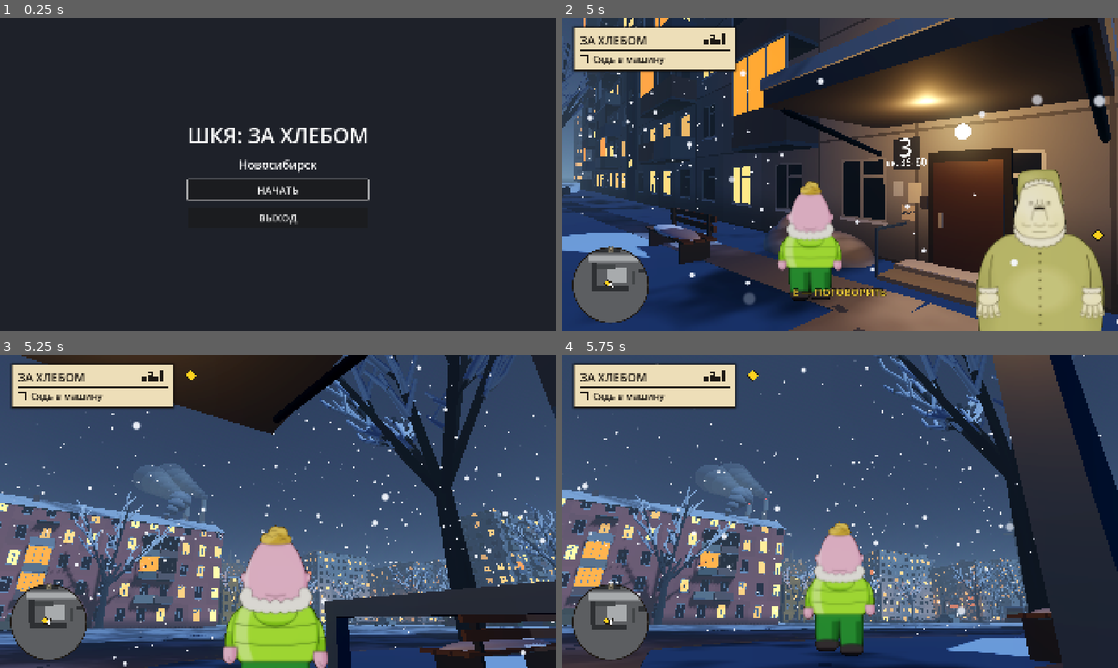
Above: before the commit, frames 1-4 (two rows, left to right).
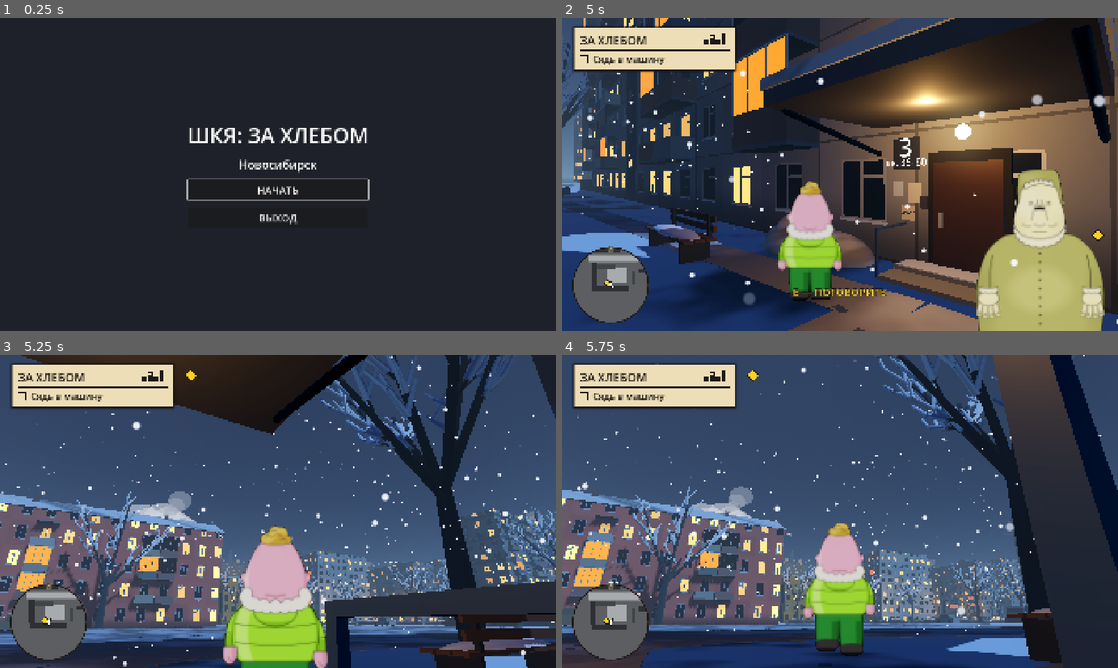
Above: after the commit, the same moments.

Repository: NorthArea/shkya
Game: Godot game, scene res://game/main.tscn
The game is run twice, just before and just after one commit, with the same random seed, the same clock (stepped at 60 frames per second) and the same inputs. Sound files missing from this copy of the repository are replaced by a short silence.
Inputs (mouse positions are in pixels of both pictures, inside the frame that each line leads up to):
- Up to frame 1 (0.25 s): no input
- Up to frame 2 (5 s): click "НАЧАТЬ" at 0.5 s; tap Enter (ui_accept) at 1.25, 1.52, 2.27, 4.52 s; move the mouse to (867, 174) at 1.27 s; hold E (interact) 1.28-2.03 s; hold W (move_forward) 1.28-3.5 s; click (867, 174) at 1.42 s; move the mouse to (812, 174) at 2.02 s; tap E (interact) at 2.1 s; move the mouse to (851, 168) at 2.77 s; hold E (interact) 2.78-3.5 s; drag from (812, 237) to (673, 127) at 3.52 s; move the mouse to (1006, 221) at 4.27 s; hold A (move_left) from 4.28 s (still down); hold E (interact) from 4.28 s (still down)
- Up to frame 3 (5.25 s): move the mouse to (233, 508) at 5.02 s; release A (move_left) at 5.03 s; release E (interact) at 5.03 s; hold W (move_forward) from 5.03 s (still down); tap E (interact) at 5.1 s
- Up to frame 4 (5.75 s): keep holding W (move_forward); tap Enter (ui_accept) at 5.27 s

Frames 1-2 are identical in both runs. In frame 3, 1.1% of the frame differs, in the area x 22-98%, y 34-86%; in frame 4, 0.9%.

Commit message:
ART-05, ART-06: done — итоговая сверка «Новосибирск»; валы со снежной шапкой, трубы ТЭЦ и пар без тумана, третья труба, мелочи P3

Diff:
--- a/game/world/level_geometry.gd
+++ b/game/world/level_geometry.gd
@@ -10,17 +10,17 @@
 const WALL_HEIGHT := 12.0
 const WALL_THICKNESS := 2.0
 const SHOP_FRONTS := ["H5_North", "H6_West", "H8_East"]
-const SERIES_97 := ["H2_West", "H10_NorthWest"]   # голубые и серые полосы панелей (ART-06, Н10)
+const SERIES_97 := ["H2_West", "H10_NorthWest", "H4_SouthEast"]   # голубые и серые полосы панелей (ART-06, Н10)
 const GARAGE_DOOR_SIDE := {"Garages_Yard": -1.0, "Garages_Kiosk": 1.0}   # дверями к двору / к улице
 # Ворота гаражей: синие, жёлтые, бурые, ржавые, розовые, зелёные (сверка ART-04, черта 17).
 # Насыщеннее, чтобы в холодном сумеречном свете бурые и ржавые не уходили в серое (повторная сверка ART-05, Н2).
 const GARAGE_COLORS := [Color(0.18, 0.32, 0.58), Color(0.78, 0.58, 0.12), Color(0.50, 0.22, 0.10), Color(0.60, 0.20, 0.07),
-	Color(0.72, 0.40, 0.42), Color(0.24, 0.42, 0.14), Color(0.40, 0.42, 0.45)]   # бурые, ржавые, зелёные — по итоговой сверке (И2, И8)
+	Color(0.72, 0.40, 0.42), Color(0.30, 0.45, 0.10), Color(0.40, 0.42, 0.45)]   # бурые, ржавые, зелёные — по итоговой сверке (И2, И8)
 const GARAGE_WALL := Color(0.50, 0.30, 0.22)   # кирпичные боксы (И2)
 const CAR_COLORS := [Color(0.18, 0.22, 0.30), Color(0.55, 0.48, 0.36), Color(0.35, 0.12, 0.10), Color(0.70, 0.70, 0.66),
 	Color(0.22, 0.30, 0.22), Color(0.50, 0.18, 0.12)]
 const WARM := Color(1.0, 0.75, 0.42)           # подъезд и окна
-const SODIUM := Color(1.0, 0.68, 0.12)         # натриевые фонари, как в lighting.gd (итоговая сверка ART-05, И1)
+const SODIUM := Color(1.0, 0.74, 0.10)         # натриевые фонари, как в lighting.gd (итоговая сверка ART-06, С9)
 const CONCRETE := Color(0.50, 0.51, 0.52)
 # Лоджии: ограждения разного цвета, остекление разное у каждой (сверка ART-04, черты 1, 4).
 const PARAPET_COLORS := [Color(0.55, 0.56, 0.57), Color(0.66, 0.64, 0.58), Color(0.40, 0.45, 0.52), Color(0.58, 0.44, 0.38),
@@ -1056,7 +1056,7 @@
 		_part(root, Vector3(0.05, 0.16, 0.1), Vector3(-hx - 0.03, base + 0.85, zs * 1.22), amber)
 		_part(root, Vector3(0.05, 0.36, 0.2), Vector3(-hx - 0.25, base + 2.05, zs * 1.62), dark)
 	var labels := [
-		["13", 150, Color(0.05, 0.05, 0.05), Vector3(-hx - 0.07, base + 2.86, 0), -PI * 0.5],
+		["13", 115, Color(0.05, 0.05, 0.05), Vector3(-hx - 0.07, base + 2.86, 0), -PI * 0.5],
 		["Учительская", 22, Color(0.75, 0.1, 0.08), Vector3(-hx - 0.07, base + 2.95, -0.62), -PI * 0.5],
 		["Речной вокзал", 22, Color(0.75, 0.1, 0.08), Vector3(-hx - 0.07, base + 2.95, 0.62), -PI * 0.5],
 		["13", 140, Color(0.05, 0.05, 0.05), Vector3(hx + 0.07, base + 2.86, 0), PI * 0.5],
@@ -1079,8 +1079,8 @@
 	for spot in [[Vector3(-hx - 0.07, base + 1.25, -0.6), -PI * 0.5], [Vector3(-2.0, base + 1.05, -hz - 0.04), PI], [Vector3(-2.0, base + 1.05, hz + 0.04), 0.0]]:
 		var yaw_s: float = spot[1]
 		var right := Basis(Vector3.UP, yaw_s) * Vector3.RIGHT   # «вправо» для того, кто смотрит на надпись
-		for part in [["32", Color(1.0, 0.82, 0.10), -0.25], ["71", Color(0.96, 0.96, 0.94), 0.25]]:
-			var digits := _label(part[0], 110, part[1])
+		for part in [["32", Color(1.0, 0.82, 0.10), -0.19], ["71", Color(0.96, 0.96, 0.94), 0.19]]:
+			var digits := _label(part[0], 80, part[1])
 			digits.pixel_size = 0.004
 			digits.position = spot[0] + right * float(part[2])
 			digits.rotation.y = yaw_s
@@ -1151,11 +1151,13 @@
 ## Трубы ТЭЦ: красно-белые, с неподвижным шлейфом пара, на горизонте к северу (ART-06, Н4: снимает «не подтверждено»
 ## из ART-04). Только вид.
 func _build_chimneys() -> void:
-	var red := Materials.plain(Color(0.62, 0.14, 0.10), 0.7)
-	var white := Materials.plain(Color(0.82, 0.82, 0.80), 0.7)
-	var steam := Materials.steam()
-	# В перспективе улицы B, левее башни «ГОСТИНИЦА» (x 57–83): самый длинный вид квартала.
-	for spec in [[Vector3(15, 0, -185), 110.0], [Vector3(35, 0, -200), 125.0]]:
+	# Туман съедал полосы (итоговая сверка ART-06, С2): материалы без тумана, дымка — в самом цвете
+	# (красный и белый, смешанные с цветом тумана на ~40 %).
+	var red := Materials.far(Color(0.50, 0.21, 0.20))
+	var white := Materials.far(Color(0.62, 0.64, 0.66))
+	var steam := Materials.far(Color(0.66, 0.68, 0.72, 0.55))
+	# Две в перспективе улицы B, левее башни «ГОСТИНИЦА» (x 57–83), и третья на западе — видна от киоска (С4).
+	for spec in [[Vector3(15, 0, -185), 80.0], [Vector3(35, 0, -200), 90.0], [Vector3(-150, 0, -95), 85.0]]:
 		var at: Vector3 = spec[0]
 		var height: float = spec[1]
 		var bands := 10
@@ -1168,7 +1170,7 @@
 			band.position = at + Vector3(0, y0 + height / bands * 0.5, 0)
 			add_child(band)
 		var light := Greybox.mesh_sphere(0.8, Color.WHITE)
-		light.material_override = Materials.plain(Color(1.0, 0.1, 0.05), 0.4, Color(1.0, 0.1, 0.05), 8.0)
+		light.material_override = Materials.far(Color(1.0, 0.15, 0.08))
 		light.position = at + Vector3(0, height + 0.8, 0)
 		add_child(light)
 		for k in 7:
@@ -1176,7 +1178,7 @@
 			puff.material_override = steam
 			var r := 4.0 + k * 2.2
 			puff.scale = Vector3(r, r * 0.8, r)
-			puff.position = at + Vector3(-k * 6.0, height + 4.0 + k * 3.5, -k * 1.5)   # ветер на запад, от башни
+			puff.position = at + Vector3(-k * 6.5, height + 3.0 + k * 1.6, -k * 1.5)   # пологий шлейф на запад, от башни (С2)
 			puff.cast_shadow = GeometryInstance3D.SHADOW_CASTING_SETTING_OFF
 			add_child(puff)
 
--- a/game/world/lighting.gd
+++ b/game/world/lighting.gd
@@ -11,7 +11,7 @@
 # светлее и желтее, сильнее, а общий свет слабее — снег под фонарём уходит в оранжевый.
 # Итоговая сверка ART-05 (И1): цвет света Godot переводит из sRGB в линейный — G 0,56 становился ≈0,28,
 # и с голубым общим светом выходила маджента. Зелёного больше, синего меньше.
-const SODIUM := Color(1.0, 0.68, 0.12)     # уличные фонари
+const SODIUM := Color(1.0, 0.74, 0.10)     # уличные фонари (итоговая сверка ART-06, С9: без сиреневого снега у киоска)
 const YARD_POOL := Color(1.0, 0.90, 0.78)  # пятно света на стоянке: белая «Лада» остаётся белой (Н3)
 const SnowShader = preload("res://game/world/shaders/wet_snow.gdshader")
 const SNOW_BOX := Vector3(32.0, 12.0, 32.0)      # объём хлопьев вокруг камеры
--- a/game/world/materials.gd
+++ b/game/world/materials.gd
@@ -19,7 +19,7 @@
 	# Итоговая сверка (И2): ещё теплее — в кадре жёлтое было серо-оливковым (G/R 1,13).
 	[Color(0.60, 0.24, 0.14), Color(0.46, 0.19, 0.12), Color(0.74, 0.68, 0.58)],   # красный кирпич
 	[Color(0.90, 0.58, 0.16), Color(0.70, 0.45, 0.13), Color(0.86, 0.82, 0.72)],   # жёлтая штукатурка
-	[Color(0.84, 0.46, 0.40), Color(0.65, 0.36, 0.31), Color(0.84, 0.80, 0.72)],   # розовая
+	[Color(0.86, 0.44, 0.34), Color(0.66, 0.34, 0.27), Color(0.84, 0.80, 0.72)],   # розовая (теплее, С10)
 ]
 
 static var _cache := {}
@@ -87,12 +87,26 @@
 ## Пар (ART-06, Н4, Н9): полупрозрачный белёсый — шлейфы ТЭЦ и вытяжек на крышах.
 static func steam() -> StandardMaterial3D:
 	if not _cache.has("steam"):
+		# Без освещения и светлее неба: иначе пар в ночном свете темнел и читался дымом (итоговая сверка ART-06, С3).
 		var m := StandardMaterial3D.new()
-		m.albedo_color = Color(0.86, 0.87, 0.89, 0.45)
+		m.shading_mode = BaseMaterial3D.SHADING_MODE_UNSHADED
+		m.albedo_color = Color(0.55, 0.58, 0.64, 0.5)
 		m.transparency = BaseMaterial3D.TRANSPARENCY_ALPHA
-		m.roughness = 1.0
 		_cache["steam"] = m
 	return _cache["steam"]
+
+## Пар и окраска труб ТЭЦ на горизонте: без тумана, дымка задана самим цветом (С2, С3).
+static func far(color: Color) -> StandardMaterial3D:
+	var key := "far_%s" % color
+	if not _cache.has(key):
+		var m := StandardMaterial3D.new()
+		m.shading_mode = BaseMaterial3D.SHADING_MODE_UNSHADED
+		m.disable_fog = true
+		m.albedo_color = color
+		if color.a < 1.0:
+			m.transparency = BaseMaterial3D.TRANSPARENCY_ALPHA
+		_cache[key] = m
+	return _cache[key]
 
 static func road(along_x: bool, center: Vector2, width: float) -> ShaderMaterial:
 	var m := ShaderMaterial.new()
--- a/game/world/shaders/snow.gdshader
+++ b/game/world/shaders/snow.gdshader
@@ -11,6 +11,7 @@
 uniform vec3 brown : source_color = vec3(0.36, 0.31, 0.25);
 
 varying vec3 world_pos;
+varying vec3 world_normal;
 
 float hash(vec2 p) { return fract(sin(dot(p, vec2(12.9898, 78.233))) * 43758.5453); }
 float noise(vec2 p) {
@@ -22,6 +23,7 @@
 
 void vertex() {
 	world_pos = (MODEL_MATRIX * vec4(VERTEX, 1.0)).xyz;
+	world_normal = normalize((MODEL_MATRIX * vec4(NORMAL, 0.0)).xyz);
 }
 
 void fragment() {
@@ -34,7 +36,10 @@
 		float low = 1.0 - smoothstep(0.1, 1.4, world_pos.y + (noise(p * 2.3) - 0.5) * 0.45);
 		color = mix(color, dirty * vec3(1.0, 0.97, 0.92), 0.75);
 		color = mix(color, brown, smoothstep(0.45, 0.75, noise(p * 1.7 + 4.0)) * 0.7);
-		color = mix(color, grime, low);
+		color = mix(color, grime, low * 0.85);
+		// Светлая шапка на верхних гранях: вал — снег, а не тёмные глыбы (итоговая сверка ART-06, С1).
+		float cap = smoothstep(0.55, 0.9, world_normal.y) * smoothstep(0.35, 0.75, world_pos.y);
+		color = mix(color, clean * 0.82, cap * 0.8);
 	}
 	ALBEDO = color;
 	ROUGHNESS = mix(0.85, 0.45, trodden * dirt);
Not shown, changed: docs/workflow/backlog.md
Not shown, changed: docs/workflow/tasks/ART-05.md
Not shown, changed: docs/workflow/tasks/ART-06.md
